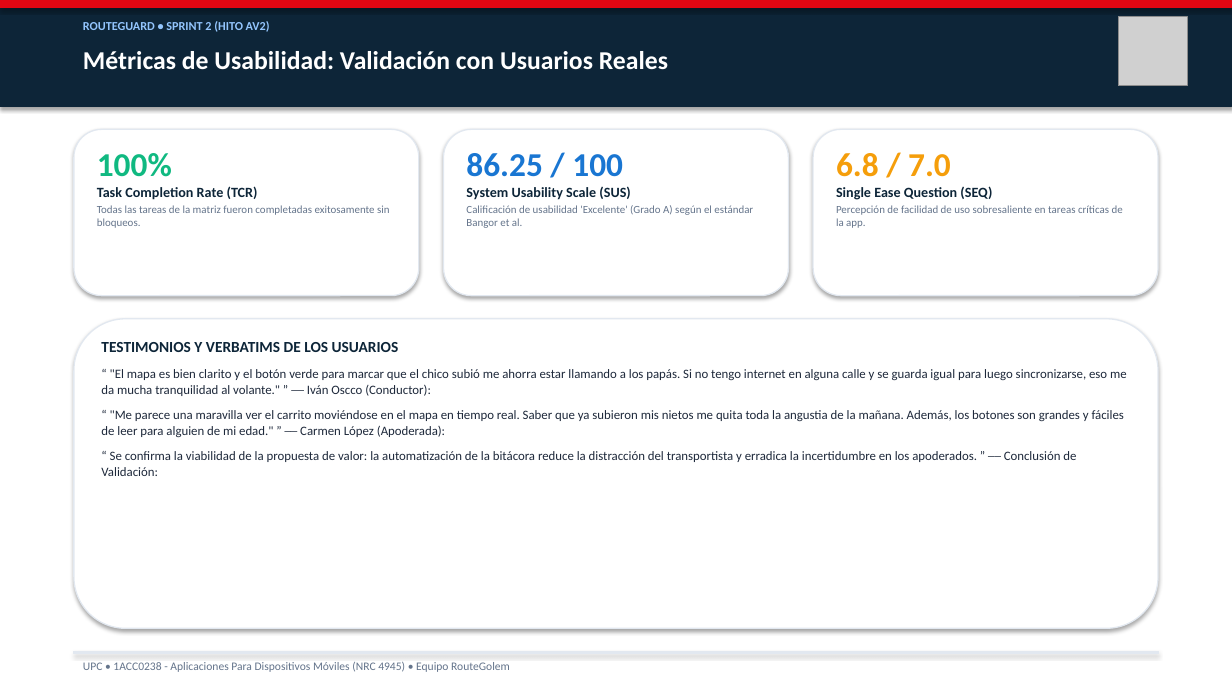
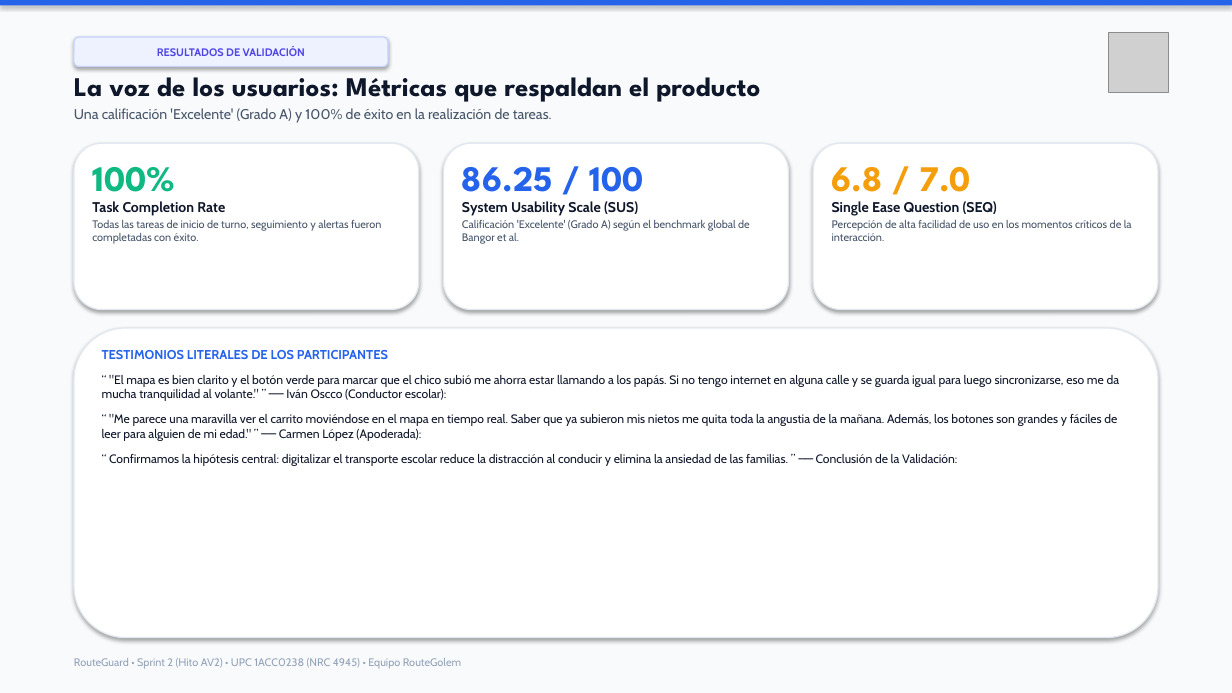
Before and after one commit to upc-pre-202620-1acc0238-4945-routegolem/routeguard-report, a slide deck: slide 14 of RouteGuard_Presentacion_Sprint2_AV2.pptx. Drawn at 1232x693 pixels with LibreOffice and Linux fonts; fonts in the diff are those of the drawing; grey boxes stand for pictures. Boxes give left, top, right and bottom in pixels: in the first picture for what was removed or moved away, otherwise in the second. Text is boxed around its words. In the diff, an @@ line names an element or a change of style, - is before the commit and + after.

Commit message:
style(presentation): refine typography, human storytelling copy and visual layout

```diff
--- a/RouteGuard_Presentacion_Sprint2_AV2.pptx
+++ b/RouteGuard_Presentacion_Sprint2_AV2.pptx
@@ rectangle at (0,0,1232,6): fill #E20613 to #2563EB; outline #E20613 0.75 pt to none @@
@@ rectangle: place and size @@
-rectangle at (0,0,1232,106)
+rectangle at (0,0,1232,693)
@@ rectangle at (0,0,1232,693): fill #0D2538 to #F8FAFC; outline #0D2538 0.75 pt to none @@
@@ text removed at (83,21,270,32) @@
-ROUTEGUARD • SPRINT 2 (HITO AV2)
@@ rounded rectangle added at (74,37,388,67), fill #EEF2FF, outline #C7D2FE 1 pt, 8.5 pt, text #4F46E5, bold @@
+RESULTADOS DE VALIDACIÓN
@@ picture: place and size @@
-picture at (1118,17,1188,86)
+picture at (1109,32,1169,92)
@@ text at (74,69,760,123): text changed; size 20 to 11 pt; font Calibri to Cabin; text colour #FFFFFF to #475569; bold off @@
-Métricas de Usabilidad: Validación con Usuarios Reales
+La voz de los usuarios: Métricas que respaldan el producto
+Una calificación 'Excelente' (Grado A) y 100% de éxito en la realización de tareas.
@@ 3 rounded rectangles: place and size @@
-3 rounded rectangles at (74,129,1158,296)
+3 rounded rectangles at (74,143,1158,310)
@@ text at (92,167,175,203): size 26 to 28 pt, font Calibri to League Spartan in "100%" @@
@@ text "100%": place and size @@
-text "100%" at (97,153,389,228)
+text "100%" at (92,167,381,244)
@@ text at (462,167,644,203): size 26 to 28 pt, font Calibri to League Spartan, text colour #1976D2 to #2563EB in "86.25 / 100"; font Calibri to Cabin, text colour #0D2538 to #0F172A in "System Usability Scale (SUS)" @@
@@ text "86.25 / 100": place and size @@
-text "86.25 / 100" at (466,153,753,228)
+text "86.25 / 100" at (462,167,750,244)
@@ text at (832,167,972,203): size 26 to 28 pt, font Calibri to League Spartan in "6.8 / 7.0"; font Calibri to Cabin, text colour #0D2538 to #0F172A in "Single Ease Question (SEQ)" @@
@@ text "6.8 / 7.0": place and size @@
-text "6.8 / 7.0" at (836,153,1123,228)
+text "6.8 / 7.0" at (832,167,1132,241)
@@ text at (92,220,381,244): text changed; font Calibri to Cabin; text colour #64748B to #475569 @@
-Task Completion Rate (TCR)
-Todas las tareas de la matriz fueron completadas exitosamente sin bloqueos.
+Task Completion Rate
+Todas las tareas de inicio de turno, seguimiento y alertas fueron completadas con éxito.
@@ text at (462,220,750,244): text changed; font Calibri to Cabin; text colour #64748B to #475569 @@
-Calificación de usabilidad 'Excelente' (Grado A) según el estándar Bangor et al.
+Calificación 'Excelente' (Grado A) según el benchmark global de Bangor et al.
@@ text at (832,220,1132,241): text changed; font Calibri to Cabin; text colour #64748B to #475569 @@
-Percepción de facilidad de uso sobresaliente en tareas críticas de la app.
+Percepción de alta facilidad de uso en los momentos críticos de la interacción.
@@ rounded rectangle: place and size @@
-rounded rectangle at (74,319,1158,628)
+rounded rectangle at (74,328,1158,638)
@@ text at (102,350,1120,401): text changed; size 10 to 9.5 pt; font Calibri to Cabin; text colour #1E293B to #0F172A @@
-TESTIMONIOS Y VERBATIMS DE LOS USUARIOS
-“ "El mapa es bien clarito y el botón verde para marcar que el chico subió me ahorra estar llamando a los papás. Si no tengo internet en alguna calle y se guarda igual para luego sincronizarse, eso me da mucha tranquilidad al volante." ” ── Iván Oscco (Conductor):
+TESTIMONIOS LITERALES DE LOS PARTICIPANTES
+“ "El mapa es bien clarito y el botón verde para marcar que el chico subió me ahorra estar llamando a los papás. Si no tengo internet en alguna calle y se guarda igual para luego sincronizarse, eso me da mucha tranquilidad al volante." ” ── Iván Oscco (Conductor escolar):
@@ text "TESTIMONIOS LITERALES DE LOS PARTICIPANTES": place and size @@
-text "TESTIMONIOS LITERALES DE LOS PARTICIPANTES" at (101,342,1127,476)
+text "TESTIMONIOS LITERALES DE LOS PARTICIPANTES" at (102,350,1120,466)
@@ text at (102,414,1117,441): size 10 to 9.5 pt, font Calibri to Cabin, text colour #1E293B to #0F172A in "“ "Me parece una maravilla ver el ..." @@
@@ text at (109,454,957,466): text changed; size 10 to 9.5 pt; font Calibri to Cabin; text colour #1E293B to #0F172A @@
-“ Se confirma la viabilidad de la propuesta de valor: la automatización de la bitácora reduce la distracción del transportista y erradica la incertidumbre en los apoderados. ” ── Conclusión de Validación:
+“ Confirmamos la hipótesis central: digitalizar el transporte escolar reduce la distracción al conducir y elimina la ansiedad de las familias. ” ── Conclusión de la Validación:
@@ text at (74,658,461,669): text changed; size 9 to 8.5 pt; font Calibri to Cabin; text colour #64748B to #94A3B8 @@
-UPC • 1ACC0238 - Aplicaciones Para Dispositivos Móviles (NRC 4945) • Equipo RouteGolem
+RouteGuard • Sprint 2 (Hito AV2) • UPC 1ACC0238 (NRC 4945) • Equipo RouteGolem
@@ rectangle removed at (74,652,1158,653) @@
```
Also in this commit, not shown: 11 other slides changed, 5 slides added, 5 slides removed.
